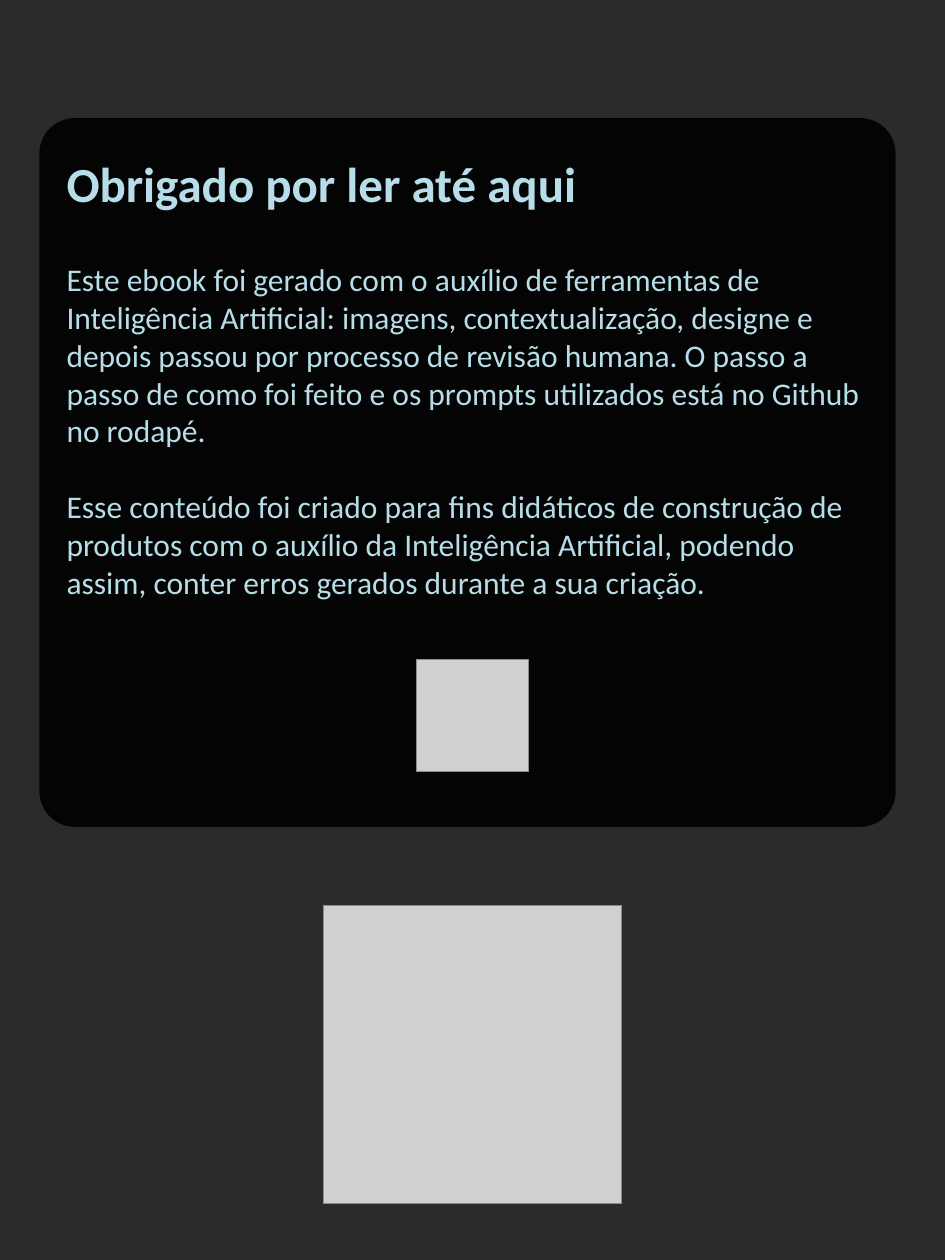
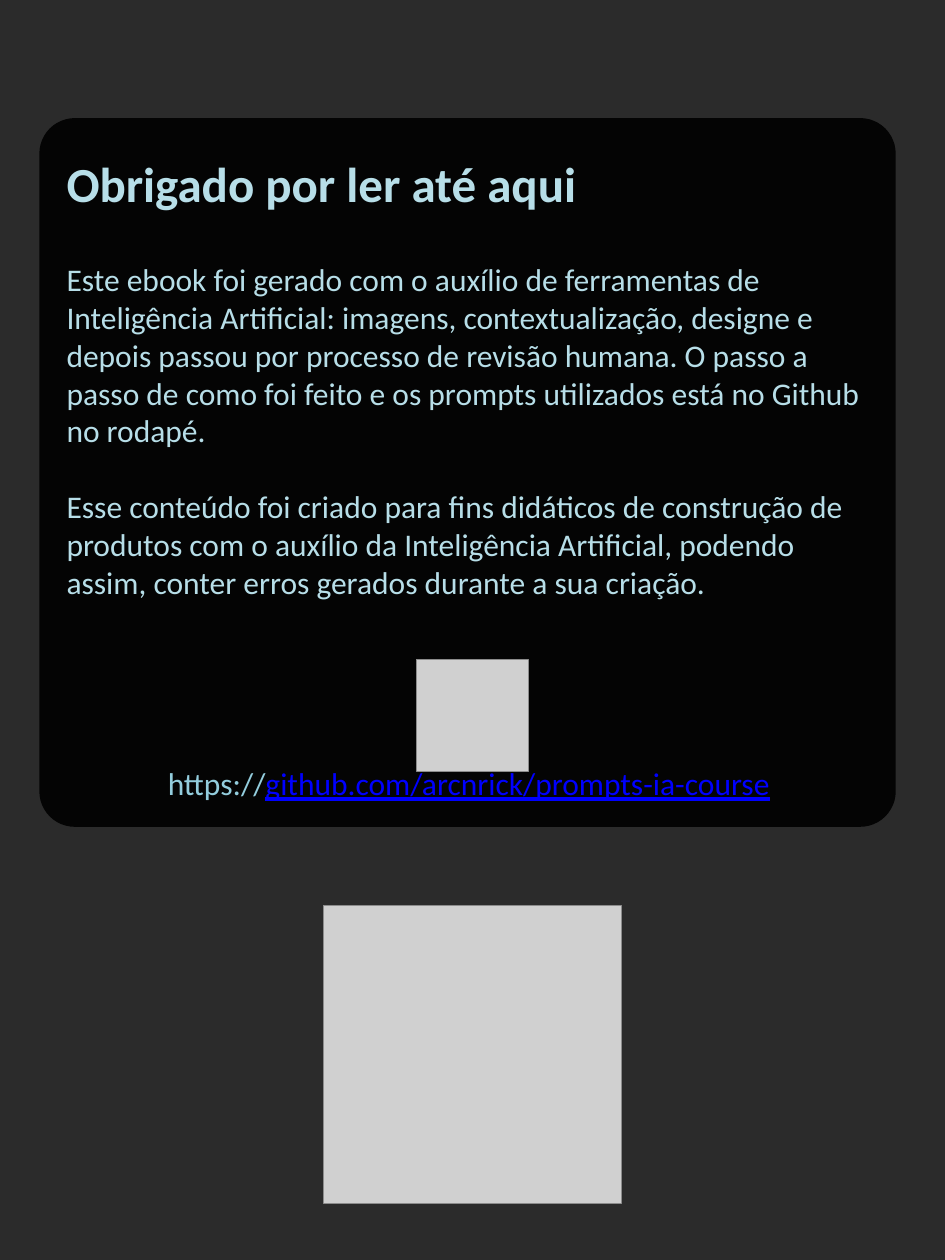
Before and after one commit to arcnrick/prompts-ia-course, a slide deck: slide 13 of ebook.pptx. Drawn at 945x1260 pixels with LibreOffice and Linux fonts; fonts in the diff are those of the drawing; grey boxes stand for pictures; background and template pictures are left out; a plain dark background stands for a picture behind light text. Boxes give left, top, right and bottom in pixels: in the first picture for what was removed or moved away, otherwise in the second. Text is boxed around its words. In the diff, an @@ line names an element or a change of style, - is before the commit and + after.

Commit message:
Add link of the Githubs project

```diff
--- a/ebook.pptx
+++ b/ebook.pptx
@@ text added at <box>168,769,770,801</box>, 18 pt, text #0000FF, underline @@
+https://github.com/arcnrick/prompts-ia-course
```
Also in this commit, not shown: 1 other file.
